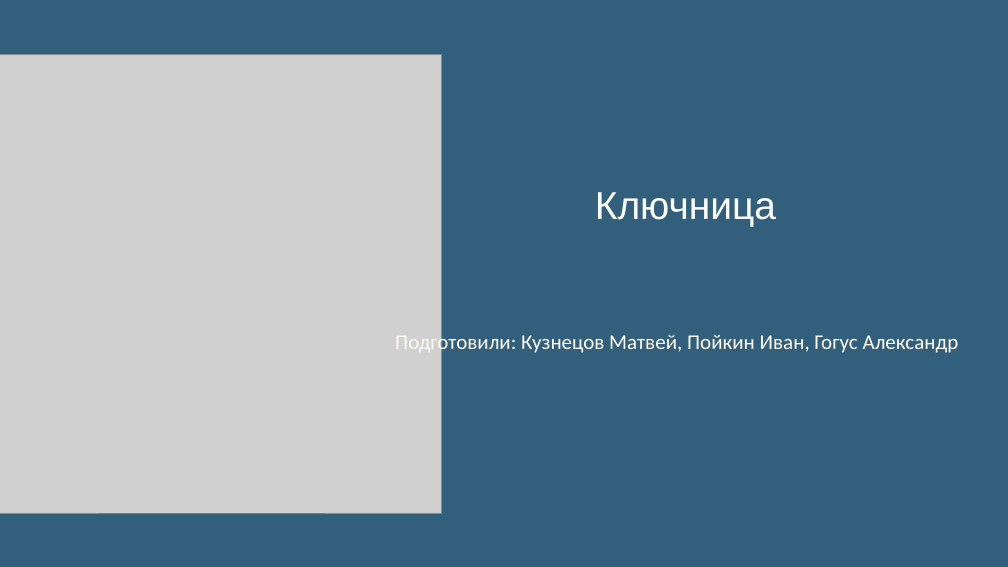
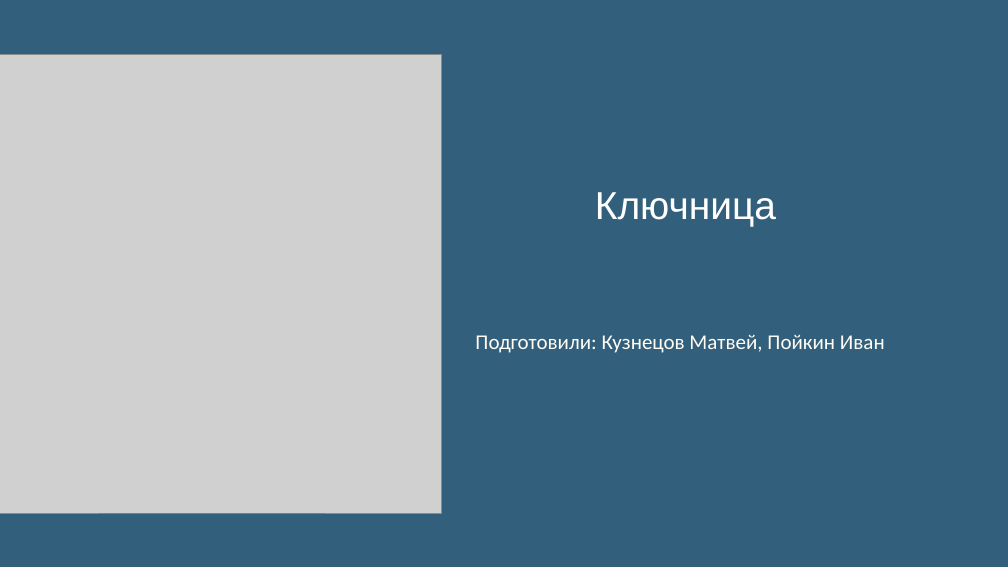
Before and after one commit to Bambuchachkin/KeyBox, a slide deck: slide 1 of Documents/Project_Presentation.pptx. Drawn at 1008x567 pixels with LibreOffice and Linux fonts; fonts in the diff are those of the drawing; grey boxes stand for pictures; background and template pictures are left out. Boxes give left, top, right and bottom in pixels: in the first picture for what was removed or moved away, otherwise in the second. Text is boxed around its words. In the diff, an @@ line names an element or a change of style, - is before the commit and + after.

```diff
--- a/Documents/Project_Presentation.pptx
+++ b/Documents/Project_Presentation.pptx
@@ text at box(475, 335, 885, 353): text changed @@
-Подготовили: Кузнецов Матвей, Пойкин Иван, Гогус Александр
+Подготовили: Кузнецов Матвей, Пойкин Иван
```
Also in this commit, not shown: 1 other file.
